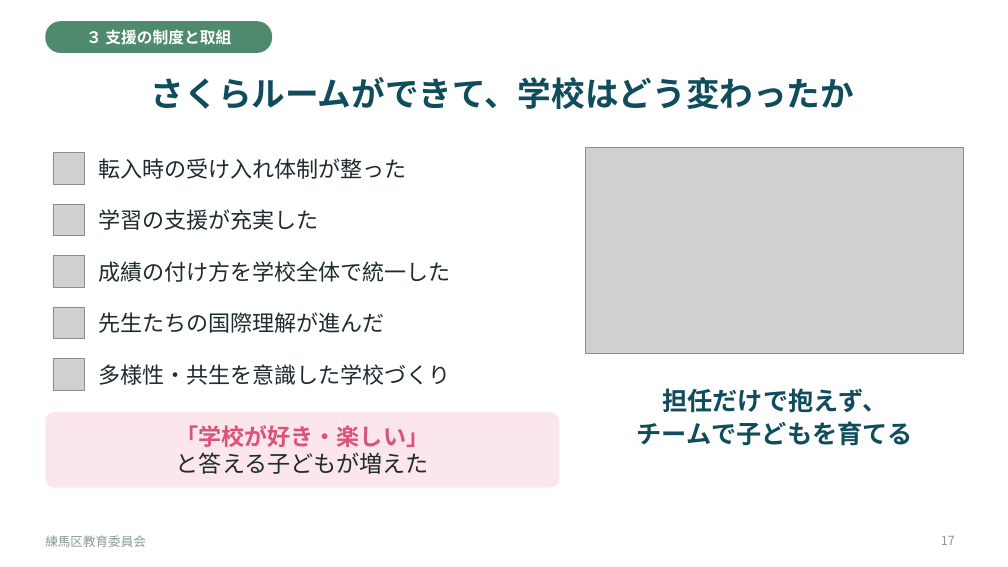
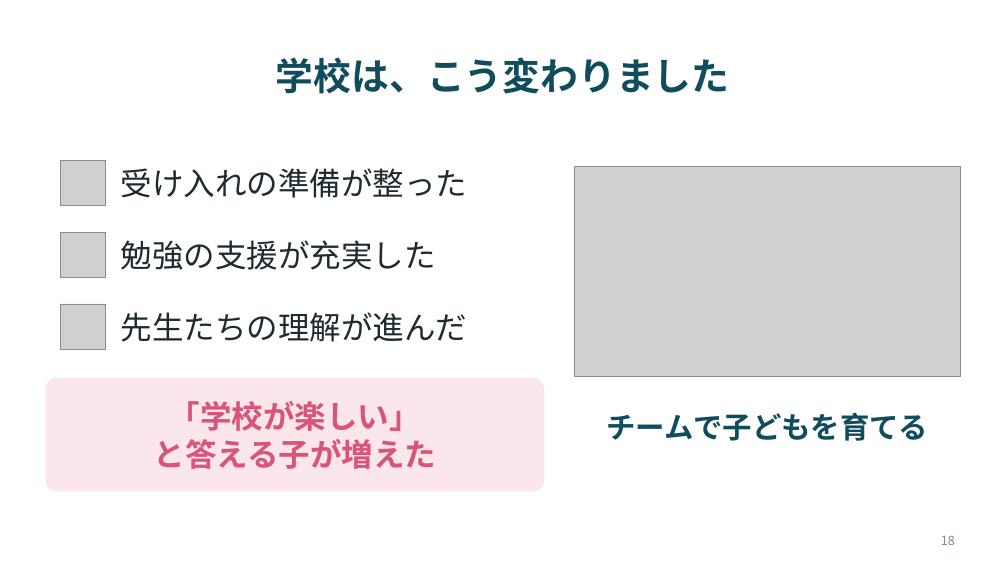
Before and after one commit to contynet730-star/con30, a slide deck: slide 18 of 民生児童委員研修/外国にルーツを持つ子どもたちと学校_R081125.pptx (slide 17 before the commit). Drawn at 1008x567 pixels with LibreOffice and Linux fonts; fonts in the diff are those of the drawing; grey boxes stand for pictures. Boxes give left, top, right and bottom in pixels: in the first picture for what was removed or moved away, otherwise in the second. Text is boxed around its words. In the diff, an @@ line names an element or a change of style, - is before the commit and + after.

```diff
--- a/民生児童委員研修/外国にルーツを持つ子どもたちと学校_R081125.pptx
+++ b/民生児童委員研修/外国にルーツを持つ子どもたちと学校_R081125.pptx
@@ rounded rectangle removed at [45, 21, 272, 53] @@
-３ 支援の制度と取組
@@ title at [276, 57, 730, 94]: text changed; size 32 to 36 pt @@
-さくらルームができて、学校はどう変わったか
+学校は、こう変わりました
@@ picture: place and size @@
-picture at [53, 153, 85, 185]
+picture at [60, 160, 106, 206]
@@ text at [121, 168, 467, 198]: text changed; size 21 to 30 pt @@
-転入時の受け入れ体制が整った
+受け入れの準備が整った
@@ picture: place and size @@
-picture at [586, 147, 964, 354]
+picture at [575, 166, 960, 377]
@@ picture removed at [53, 204, 85, 236] @@
@@ picture: place and size @@
-picture at [53, 256, 85, 287]
+picture at [60, 232, 106, 278]
@@ text removed at [98, 261, 451, 282] @@
-成績の付け方を学校全体で統一した
@@ text at [121, 240, 436, 270]: text changed; size 21 to 30 pt @@
-学習の支援が充実した
+勉強の支援が充実した
@@ picture: place and size @@
-picture at [53, 307, 85, 339]
+picture at [60, 304, 106, 349]
@@ text at [121, 312, 467, 342]: text changed; size 21 to 30 pt @@
-先生たちの国際理解が進んだ
+先生たちの理解が進んだ
@@ picture removed at [53, 358, 85, 390] @@
@@ rounded rectangle "「学校が楽しい」": place and size @@
-rounded rectangle "「学校が楽しい」" at [45, 412, 560, 488]
+rounded rectangle "「学校が楽しい」" at [45, 378, 544, 492]
@@ rounded rectangle "「学校が楽しい」" at [45, 378, 544, 492]: proportions changed @@
@@ text removed at [98, 364, 451, 385] @@
-多様性・共生を意識した学校づくり
@@ text at [662, 388, 887, 413]: paragraph removed @@
-担任だけで抱えず、
@@ text in rounded rectangle at [154, 401, 436, 469]: text changed; size 22 to 30 pt @@
-「学校が好き・楽しい」
-と答える子どもが増えた
+「学校が楽しい」
+と答える子が増えた
@@ text "チームで子どもを育てる": place and size @@
-text "チームで子どもを育てる" at [637, 388, 913, 446]
+text "チームで子どもを育てる" at [606, 412, 928, 441]
@@ text "チームで子どもを育てる" at [606, 412, 928, 441]: size 24 to 28 pt; line spacing 1.1 to 1 @@
@@ text removed at [45, 535, 146, 547] @@
-練馬区教育委員会
@@ page number removed at [941, 536, 955, 545] @@
-17
@@ page number added at [941, 535, 955, 545], 12 pt, text #7C898D @@
+18
```
Also in this commit, not shown: 15 other slides changed, 5 slides added, 4 slides removed, 1 other file.
